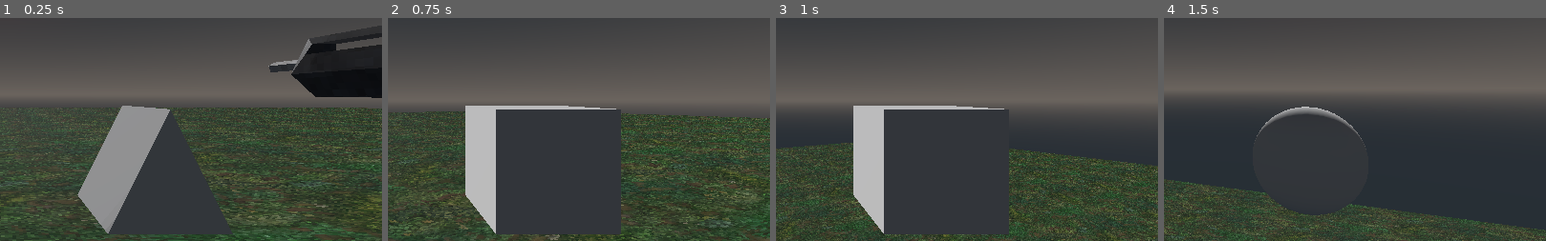
Above: before the commit, frames 1-4 (left to right).
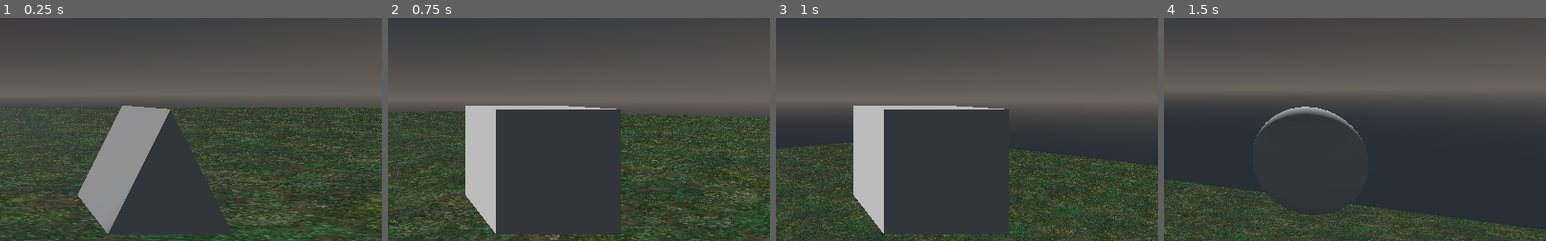
Above: after the commit, the same moments.

Repository: aalberti333/retro-fps
Game: Godot game, scene res://World.tscn
Two runs of this game, one before a commit and one after it. Both use one fixed random seed, a clock stepped at 60 frames per second and the inputs below.
Inputs (mouse positions are % of the whole screen's width and height, from its top left):
- Up to frame 1 (0.25 s): no input
- Up to frame 2 (0.75 s): tap Enter at 0.5 s; move the mouse to (55, 50) at 0.52 s; hold W (move_forwards) from 0.53 s (still down); tap 1 at 0.6 s
- Up to frame 3 (1 s): keep holding W (move_forwards); tap Space (jump) at 0.77 s
- Up to frame 4 (1.5 s): keep holding W (move_forwards); move the mouse to (45, 50) at 1.27 s; tap 2 at 1.35 s
The pictures show only the part of the screen within x 50-100%, y 33-83%; the shares and areas given below are measured in that part.

The runs differ from the first frame. In frame 1, 5.9% of the frame differs, in the area x 70-100%, y 3-36%; in frame 2, nothing differs; in frame 3, nothing differs; in frame 4, nothing differs.

Commit message:
weapon update

Diff:
--- a/characters/player/Player.tscn
+++ b/characters/player/Player.tscn
@@ -1,13 +1,9 @@
-[gd_scene load_steps=14 format=2]
+[gd_scene load_steps=10 format=2]
 
 [ext_resource path="res://characters/CharacterMover.gd" type="Script" id=1]
 [ext_resource path="res://characters/player/Player.gd" type="Script" id=2]
 [ext_resource path="res://characters/HealthManager.gd" type="Script" id=3]
 [ext_resource path="res://characters/player/WeaponManager.gd" type="Script" id=4]
-[ext_resource path="res://weapons/raw_assets/machete.glb" type="PackedScene" id=5]
-[ext_resource path="res://weapons/raw_assets/shotgun.glb" type="PackedScene" id=6]
-[ext_resource path="res://weapons/raw_assets/rocketlauncher.glb" type="PackedScene" id=7]
-[ext_resource path="res://weapons/raw_assets/machinegun.glb" type="PackedScene" id=8]
 
 [sub_resource type="CapsuleShape" id=1]
 radius = 0.5
@@ -62,18 +58,6 @@
 mesh = SubResource( 5 )
 material/0 = null
 
-[node name="rocketlauncher" parent="Camera/WeaponManager/Weapons" instance=ExtResource( 7 )]
-transform = Transform( 1, 0, 0, 0, 1, 0, 0, 0, 1, 4, 0, 0 )
-
-[node name="shotgun" parent="Camera/WeaponManager/Weapons" instance=ExtResource( 6 )]
-transform = Transform( 1, 0, 0, 0, 1, 0, 0, 0, 1, 3, 0, 0 )
-
-[node name="machinegun" parent="Camera/WeaponManager/Weapons" instance=ExtResource( 8 )]
-transform = Transform( 1, 0, 0, 0, 1, 0, 0, 0, 1, 2, 0, 0 )
-
-[node name="machete" parent="Camera/WeaponManager/Weapons" instance=ExtResource( 5 )]
-transform = Transform( 1, 0, 0, 0, 1, 0, 0, 0, 1, 1, 0, 0 )
-
 [node name="CharacterMover" type="Spatial" parent="."]
 script = ExtResource( 1 )
 
